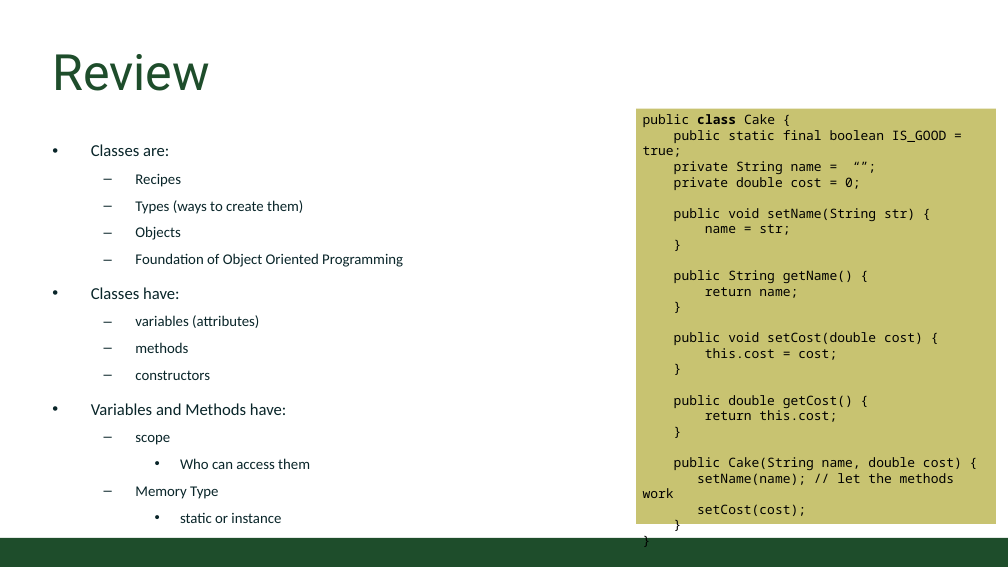
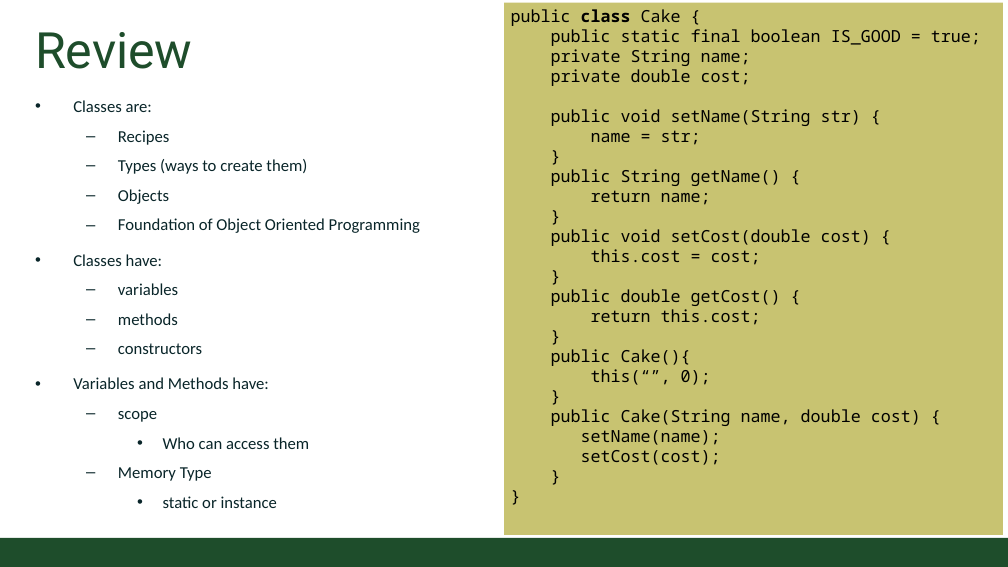
Before and after one commit to CSU-CompSci-CS163-4/Handouts, a slide deck: slide 4 of slides/On-Campus/09_03_MoreClasses.pptx. Drawn at 1008x567 pixels with LibreOffice and Linux fonts; fonts in the diff are those of the drawing; background and template pictures are left out. Boxes give left, top, right and bottom in pixels: in the first picture for what was removed or moved away, otherwise in the second. Text is boxed around its words. In the diff, an @@ line names an element or a change of style, - is before the commit and + after.

Commit message:
Lecture More Classes updated

```diff
--- a/slides/On-Campus/09_03_MoreClasses.pptx
+++ b/slides/On-Campus/09_03_MoreClasses.pptx
@@ title "Review": place and size @@
-title "Review" at <box>52,54,209,91</box>
+title "Review" at <box>35,32,192,69</box>
@@ rectangle "public class Cake {": place and size @@
-rectangle "public class Cake {" at <box>636,109,996,524</box>
+rectangle "public class Cake {" at <box>504,3,1003,535</box>
@@ text in rectangle at <box>511,9,981,465</box>: size 14 to 18 pt in "public class Cake {", "public static final boolean IS_GOOD = true;", "public void setName(String str) {", "name = str;" and 13 more places @@
@@ text in rectangle at <box>551,49,751,86</box>: text changed; size 14 to 18 pt @@
-private String name = “”;
-private double cost = 0;
+private String name;
+private double cost;
@@ text "Classes are:": place and size @@
-text "Classes are:" at <box>91,144,403,523</box>
+text "Classes are:" at <box>73,100,420,508</box>
@@ text at <box>118,130,420,508</box>: size 16 to 18 pt in "Recipes", "Types (ways to create them)", "Objects", "Foundation of Object Oriented Programming" and 6 more places @@
@@ text at <box>118,283,178,295</box>: text changed; size 16 to 18 pt @@
-  – variables (attributes)
+  – variables
@@ text in rectangle at <box>551,349,711,385</box>: paragraphs added @@
+public Cake(){
+this(“”, 0);
+}
@@ text in rectangle at <box>581,430,721,445</box>: text changed; size 14 to 18 pt @@
-setName(name); // let the methods work
+setName(name);
```
Also in this commit, not shown: 7 other slides changed, 3 slides added, 5 slides removed.
